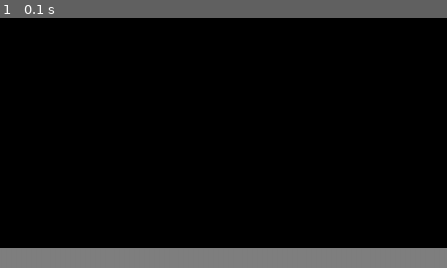
Above: before the commit, frame 1.
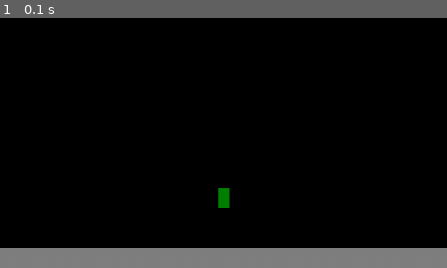
Above: after the commit, the same moment.

Repository: Benricheson101/CS370-Bravo
Game: pygame game, started from main.py
Same seed, same stepped clock (60 frames per second), same inputs: the game is played once before the commit and once after it.
Inputs:
- Up to frame 1 (0.1 s): no input
The pictures show only the part of the screen within x 1-51%, y 50-100%; the shares and areas given below are measured in that part.

The runs differ from the first frame. In frame 1, 0.2% of the frame differs, in the area x 48-52%, y 68-76%.

Commit message:
actually added teleport. I dont know where it went lol. But now it should print

Diff:
--- a/main.py
+++ b/main.py
@@ -48,6 +48,7 @@
     game.put((4, 0), Wall())
     game.put((0, 1), Wall())
     game.put((5, 5), Gem())
+    game.put((20,20), Teleport())
 
     running = True
     clock = pygame.time.Clock()
